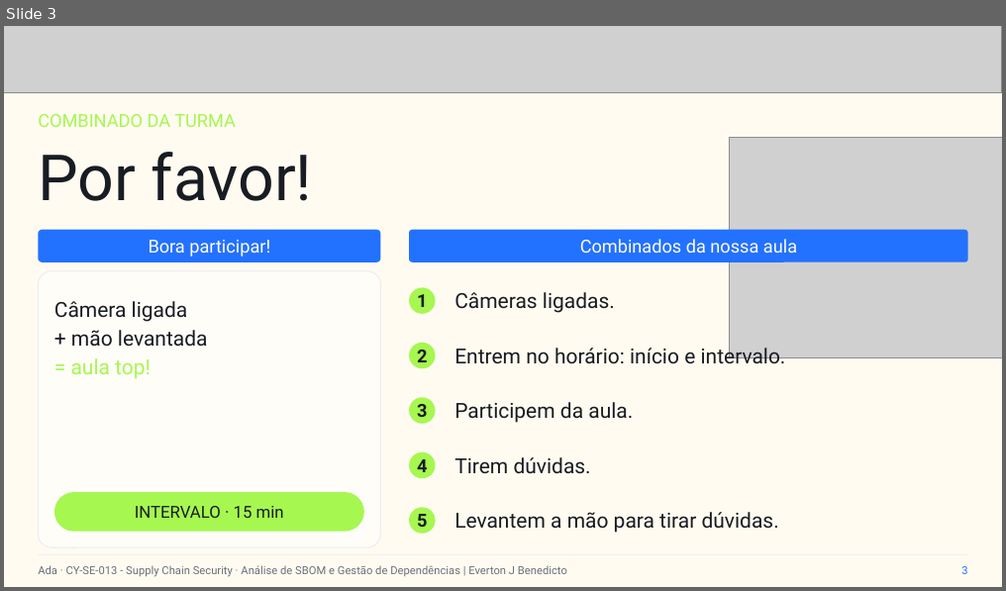
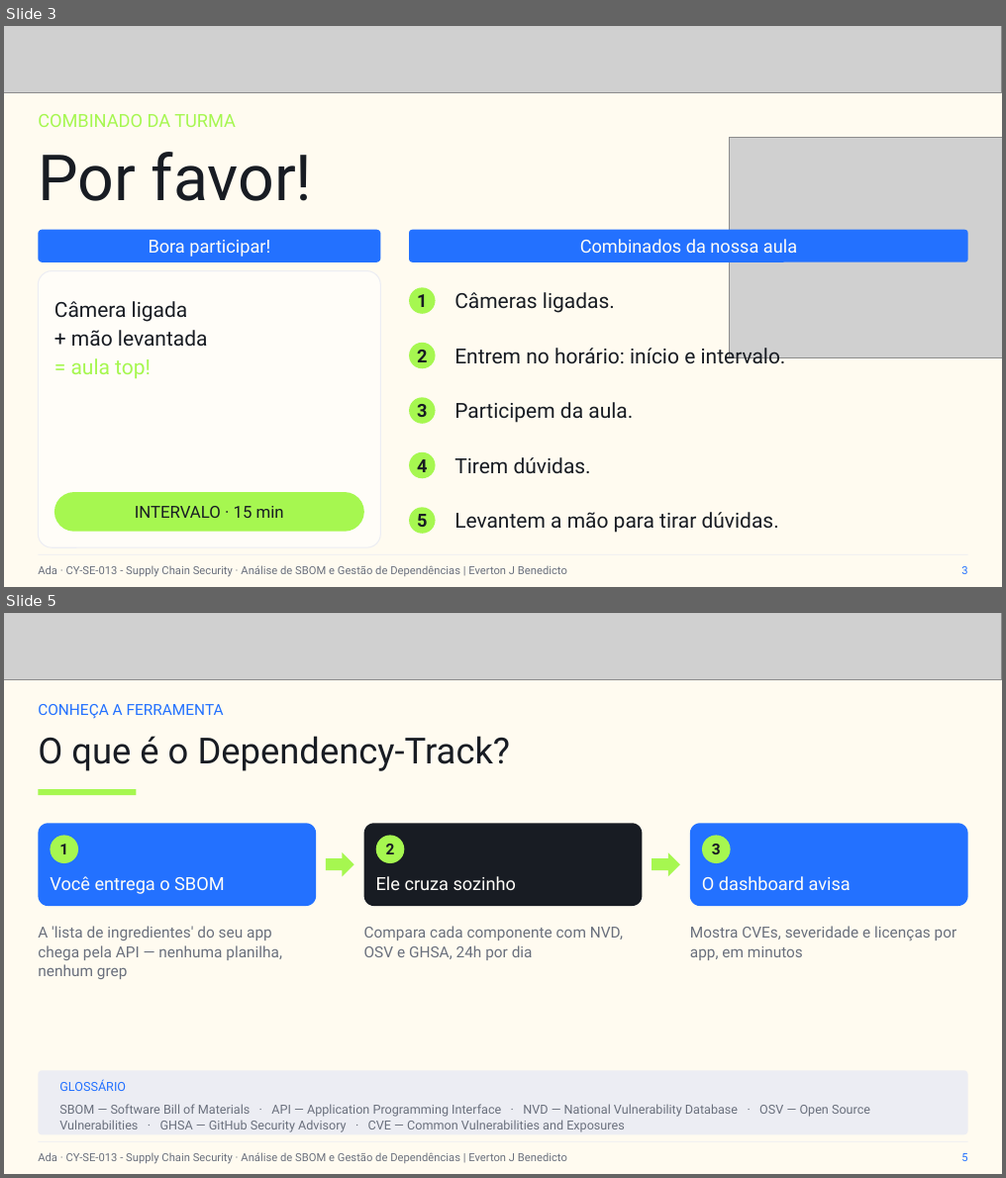
Before and after one commit to everton-dev/AdaTech.Aulas, a slide deck: CY-SE-013 - Supply Chain Security/slides/Aula_05_Analise_de_SBOM_e_Gestao_de_Dependencias.pptx. Shown one above the other, each under a label of ours: slide 3 before the commit, slides 3 and 5 after it; the slides between them are not shown. The pictures are 1006x591 and 1006x1178 pixels, drawn with LibreOffice and Linux fonts; fonts in the diff are those of the drawing; grey boxes stand for pictures. Boxes give left, top, right and bottom in pixels: in the first picture for what was removed or moved away, otherwise in the second. Text is boxed around its words. In the diff, an @@ line names an element or a change of style, - is before the commit and + after.

```diff
--- a/CY-SE-013 - Supply Chain Security/slides/Aula_05_Analise_de_SBOM_e_Gestao_de_Dependencias.pptx
+++ b/CY-SE-013 - Supply Chain Security/slides/Aula_05_Analise_de_SBOM_e_Gestao_de_Dependencias.pptx
@@ slide 5 added at (4,613,1002,1174), background #FFFBF0 @@
@@ picture added at (4,613,1002,680) @@
@@ text added at (38,704,224,719), 11 pt, text #2371FF @@
+CONHEÇA A FERRAMENTA
@@ text added at (38,736,511,771), 26 pt, text #181C23 @@
+O que é o Dependency-Track?
@@ rectangle added at (38,789,136,795), fill #A6F750 @@
@@ rounded rectangle added at (38,824,317,906), fill #2371FF @@
@@ ellipse added at (50,836,78,863), fill #A6F750 @@
@@ text added at (59,844,68,855), 11 pt, text #181C23, bold @@
+1
@@ rounded rectangle added at (364,824,643,906), fill #181C23 @@
@@ ellipse added at (376,836,404,863), fill #A6F750 @@
@@ text added at (386,844,395,855), 11 pt, text #181C23, bold @@
+2
@@ rounded rectangle added at (689,824,968,906), fill #2371FF @@
@@ ellipse added at (702,836,730,863), fill #A6F750 @@
@@ text added at (712,844,721,855), 11 pt, text #181C23, bold @@
+3
@@ text added at (50,876,224,894), 13 pt, text #FFFDF8 @@
+Você entrega o SBOM
@@ right arrow added at (326,853,353,876), fill #A6F750 @@
@@ text added at (376,876,516,890), 13 pt, text #FFFDF8 @@
+Ele cruza sozinho
@@ right arrow added at (651,853,679,876), fill #A6F750 @@
@@ text added at (702,876,850,890), 13 pt, text #FFFDF8 @@
+O dashboard avisa
@@ text added at (38,926,282,979), 11 pt, text #6A707D @@
+A 'lista de ingredientes' do seu app chega pela API — nenhuma planilha, nenhum grep
@@ text added at (364,926,623,960), 11 pt, text #6A707D @@
+Compara cada componente com NVD, OSV e GHSA, 24h por dia
@@ text added at (690,926,957,960), 11 pt, text #6A707D @@
+Mostra CVEs, severidade e licenças por app, em minutos
@@ rounded rectangle added at (38,1071,968,1136), fill #ECEDF3 @@
@@ text added at (59,1079,126,1091), 9 pt, text #2371FF @@
+GLOSSÁRIO
@@ text added at (59,1104,870,1133), 9 pt, text #6A707D @@
+SBOM — Software Bill of Materials · API — Application Programming Interface · NVD — National Vulnerability Database · OSV — Open Source Vulnerabilities · GHSA — GitHub Security Advisory · CVE — Common Vulnerabilities and Exposures
@@ rectangle added at (38,1142,968,1143), fill #ECEDF3 @@
@@ text added at (38,1153,567,1164), 8 pt, text #6A707D @@
+Ada · CY-SE-013 - Supply Chain Security · Análise de SBOM e Gestão de Dependências | Everton J Benedicto
@@ text added at (961,1154,967,1161), 8 pt, text #2371FF @@
+5
```
Also in this commit, not shown: 10 slides changed, 2 other slides added, 10 other files.
